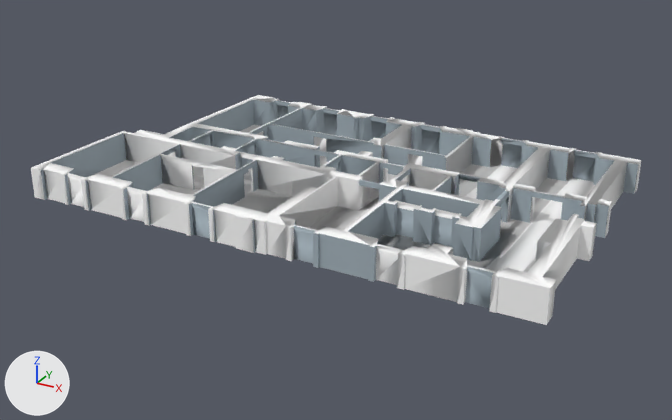
The COLLADA model src/p3dx_gazebo/models/office_4_EMPTY.dae: old version first, new version second.
Camera for both pictures: a camera (50 mm lens) standing at (29.12, -60.57, 28.69) and looking at (-3.64, -1.01, -1.09). Every picture has the same lights, and +X, +Y and +Z are marked at lower left.

The first picture shows 'SketchUp'.
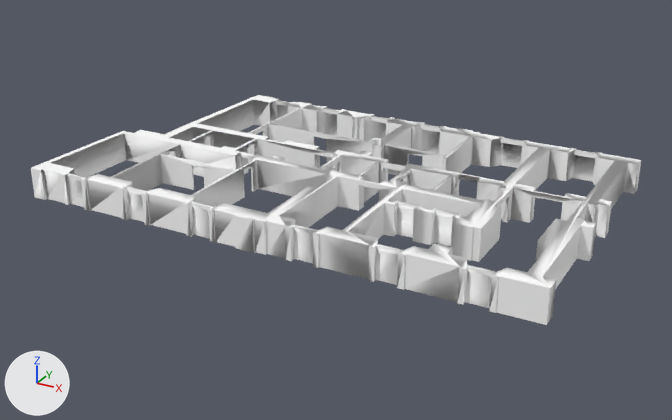
What the commit changed:
me_sketchup is used by ob_sketchup; location (0.0, 0.0, 0.0).
me_sketchup had 956 vertices, 2277 faces and spanned x -24.5..16.8, y -12.5..12.6, z 0.0..2.5.
me_sketchup now has 952 vertices, 2034 faces and spans x -24.5..16.8, y -12.5..12.6, z 0.0..2.5.
Part 1, on me_sketchup:
4 vertices are removed from x 15.0..15.4, y -0.8..0.9, z 2.5.
304 faces are deleted.
61 new faces join them.
me_sketchup part 2: 634 faces spanning x -24.1..16.8, y -12.5..12.6, z 0.0..2.5 switch from mat_material_0 (grey #a4b2bb) to mat_material (white #ffffff).

Changed parts and their boxes [x1, y1, x2, y2] in the pictures (672 x 420 px):
part 1 of me_sketchup, cut back
    before: [91, 125, 614, 272]
    after: [545, 162, 614, 272]
part 2 of me_sketchup, recoloured
    both: [41, 100, 638, 308]
